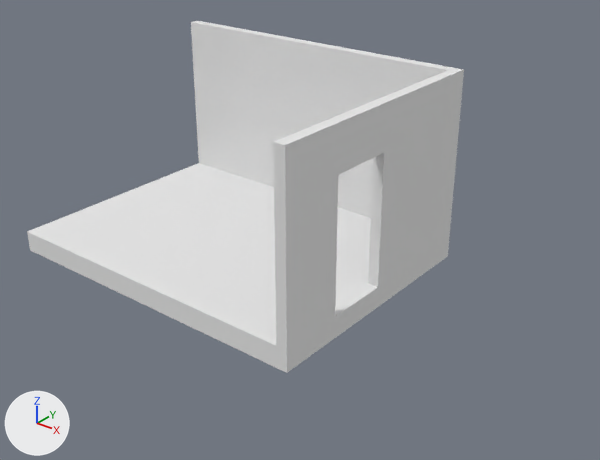
Before and after pictures for a commit that changed the Blender file dae/guy-one-studio/studio.blend.
Camera for both pictures: a 50 mm lens placed at (24.4, -25.7, 17.3), pointed at (4.1, -0.3, 1.6). Lighting does not change. The marker at lower left points along +X, +Y and +Z.

In view in the first picture: 'shell'.
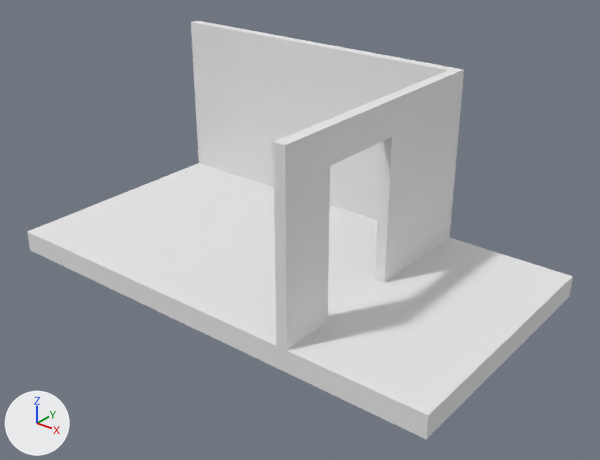
Patch to the scene script:
```diff
--- a/dae/guy-one-studio/studio.blend.py
+++ b/dae/guy-one-studio/studio.blend.py
@@ me_shell_geo @@
 # used by ob_shell; location = (0.0, 0.0, 0.0)
-me_shell_geo.from_pydata(...)  # 94 vertices, 88 faces; spans x -8.0..8.0, y -6.0..6.0, z -1.0..8.0
+me_shell_geo.from_pydata(...)  # 104 vertices, 96 faces; spans x -8.0..14.0, y -6.0..6.0, z -1.0..8.0
+# me_shell_geo part 1
+# 2 vertices are removed from x 8.0, y 5.0..5.5, z -0.5
+# 6 faces are deleted
+# 4 vertices in x 7.5..8.0, y 0.0, z 0.0..8.0 move by (0.0, 0.5, 0.0)
+# 4 vertices in x 7.5..8.0, y -6.0..5.0, z 6.0 move by (0.0, 0.0, 0.5)
+# 4 vertices in x 7.5..8.0, y -3.0, z 0.0..8.0 move by (0.0, -0.5, 0.0)
+# 4 vertices move from x 7.5..8.0, y -3.0..0.0, z 6.0 to x 7.5..8.0, y -3.5..0.5, z 6.5
+# 4 vertices are added at (14.0, 5.5, 0.0), (14.0, 5.0, 0.0), (14.0, 5.0, -0.5), (14.0, 5.5, -0.5)
+# 8 new vertices lie (6.0, 0.0, 0.0) away from vertices in x 8.0, y -6.0..6.0, z -1.0..0.0
+# 14 new faces join them
 me_shell_geo.materials.append(mat_shell_material)
```

Boxes [x1, y1, x2, y2] around the edits, measured in the pictures (600 x 460 px):
'shell', reshaped (25% wider, 19% taller)
    before: [27, 21, 464, 373]
    after: [27, 21, 573, 439]
part 1 of me_shell_geo, built on
    before: [267, 72, 458, 373]
    after: [267, 72, 573, 439]
